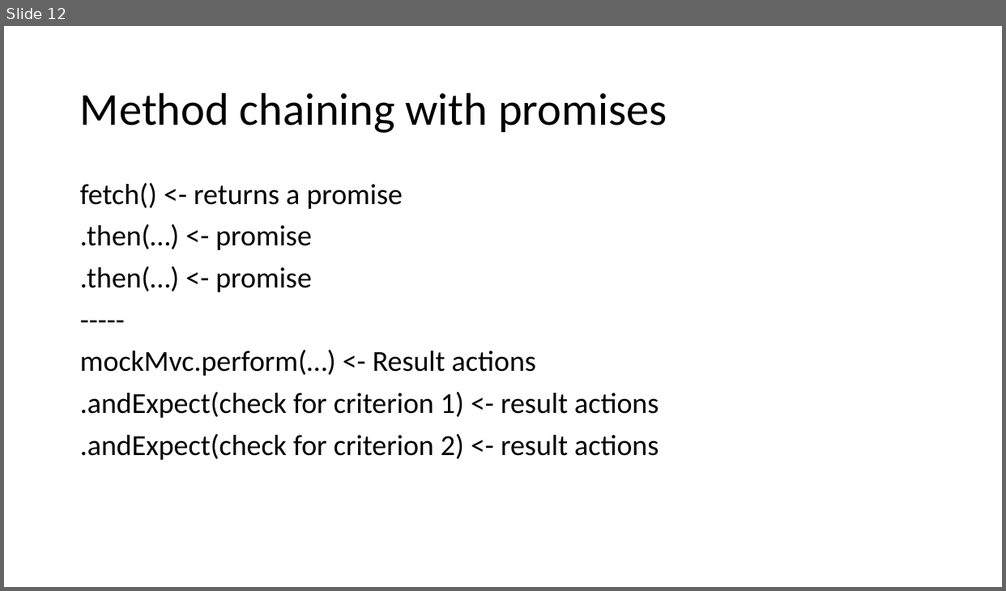
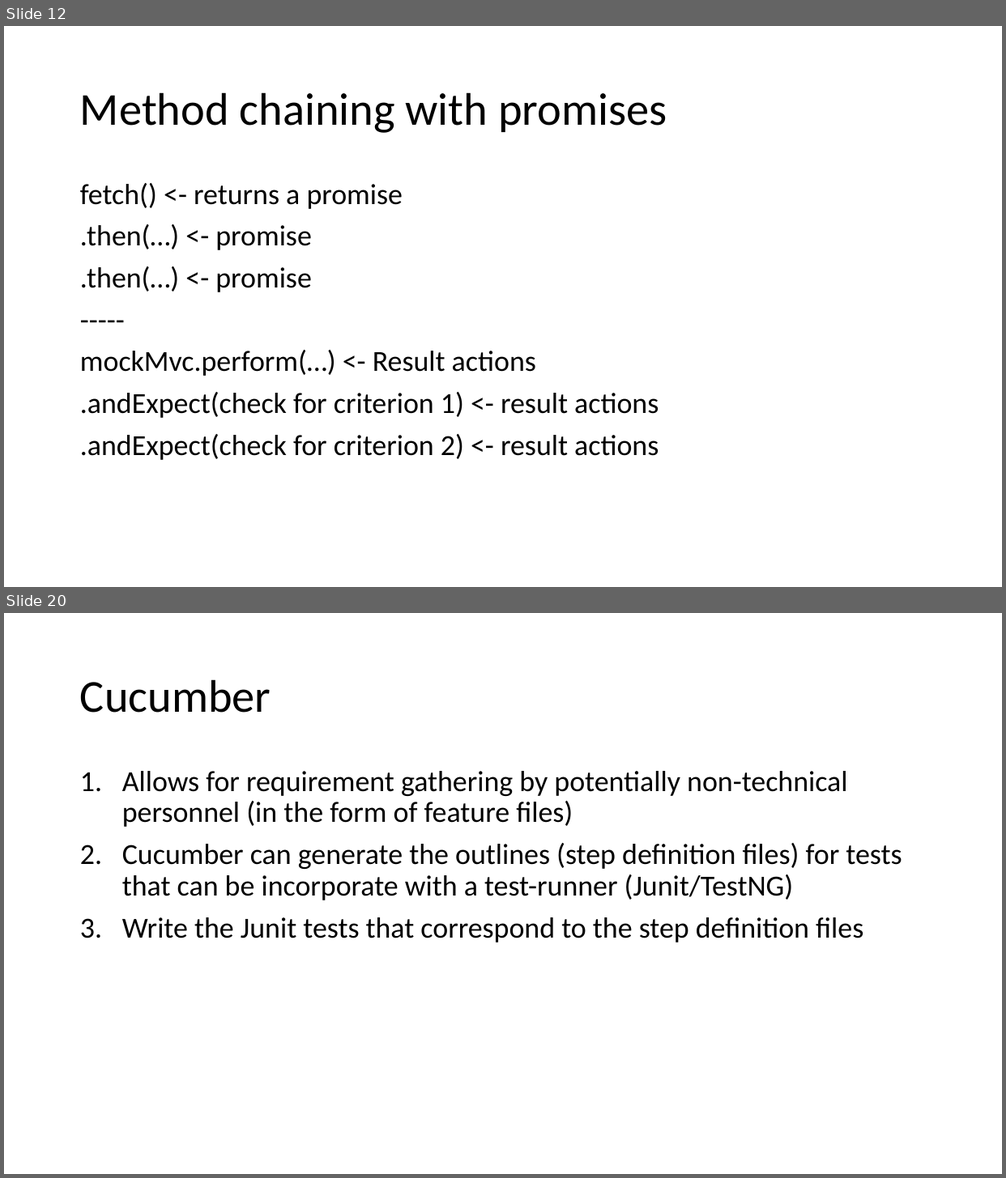
Before and after one commit to WilliamOna/staging-automation-primer-3-23, a slide deck: PrimerNotes.pptx. Shown one above the other, each under a label of ours: slide 12 before the commit, slides 12 and 20 after it; the slides between them are not shown. The pictures are 1006x591 and 1006x1178 pixels, drawn with LibreOffice and Linux fonts; fonts in the diff are those of the drawing. Boxes give left, top, right and bottom in pixels: in the first picture for what was removed or moved away, otherwise in the second. Text is boxed around its words. In the diff, an @@ line names an element or a change of style, - is before the commit and + after.

```diff
--- a/PrimerNotes.pptx
+++ b/PrimerNotes.pptx
@@ slide 20 added at [4, 613, 1002, 1174], background #FFFFFF @@
@@ title added at [80, 679, 271, 713], 44 pt, text #000000 @@
+Cucumber
@@ text added at [122, 771, 901, 943], 28 pt, text #000000 @@
+1. Allows for requirement gathering by potentially non-technical personnel (in the form of feature files)
+2. Cucumber can generate the outlines (step definition files) for tests that can be incorporate with a test-runner (Junit/TestNG)
+3. Write the Junit tests that correspond to the step definition files
```
Also in this commit, not shown: 10 other slides added.
